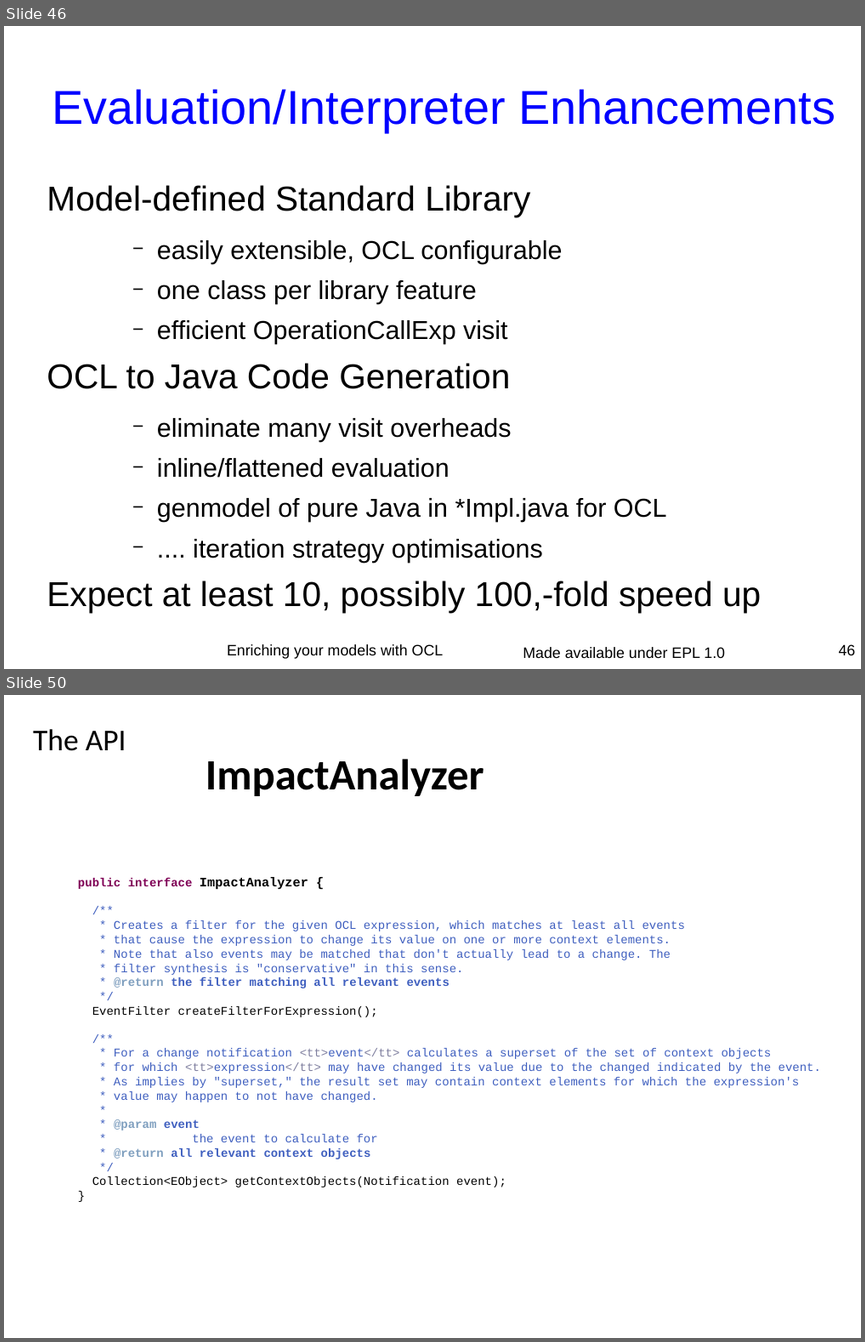
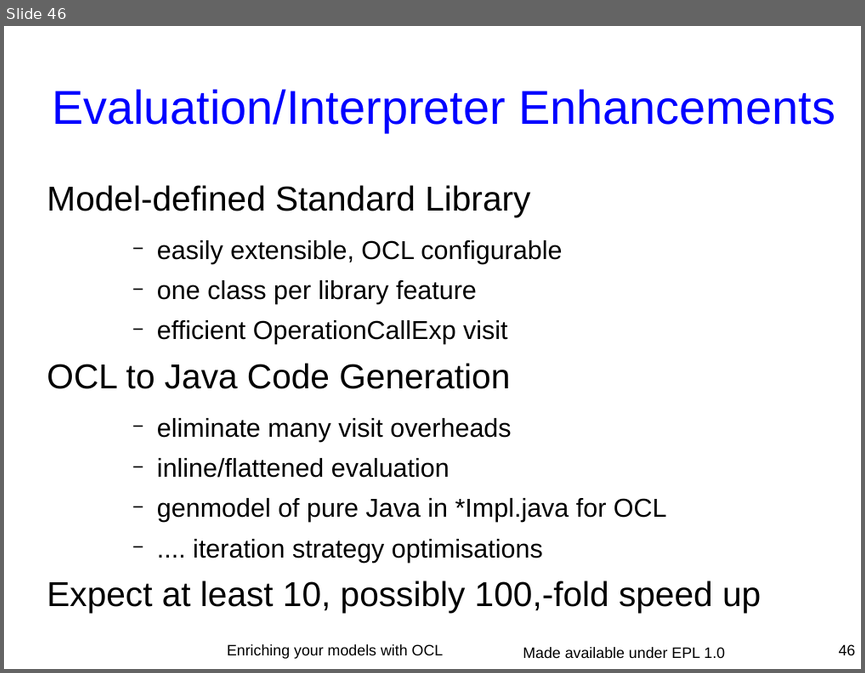
Before and after one commit to eclipse-ocl/ocl-website, a slide deck: ocl/docs/publications/ESE2010LongTalk/EnrichingWithOCL.odp. Shown one above the other, each under a label of ours: slides 46 and 50 before the commit, slide 46 after it; the slides between them are not shown. The pictures are 865x1342 and 865x673 pixels, drawn with LibreOffice and Linux fonts; fonts in the diff are those of the drawing. Boxes give left, top, right and bottom in pixels: in the first picture for what was removed or moved away, otherwise in the second. Text is boxed around its words. In the diff, an @@ line names an element or a change of style, - is before the commit and + after.

```diff
--- a/ocl/docs/publications/ESE2010LongTalk/EnrichingWithOCL.odp
+++ b/ocl/docs/publications/ESE2010LongTalk/EnrichingWithOCL.odp
@@ slide 50 removed at [4, 695, 861, 1338], background #FFFFFF @@
@@ text removed at [33, 729, 484, 796] @@
-The API
-ImpactAnalyzer
@@ text removed at [78, 877, 821, 1187] @@
-public interface ImpactAnalyzer {
-/**
-* Creates a filter for the given OCL expression, which matches at least all events
-* that cause the expression to change its value on one or more context elements.
-* Note that also events may be matched that don't actually lead to a change. The
-* filter synthesis is "conservative" in this sense.
-* @return the filter matching all relevant events
-*/
-EventFilter createFilterForExpression();
-/**
-* For a change notification <tt>event</tt> calculates a superset of the set of context objects
-* for which <tt>expression</tt> may have changed its value due to the changed indicated by the event.
-* As implies by "superset," the result set may contain context elements for which the expression's
-* value may happen to not have changed.
-*
-* @param event
-* the event to calculate for
-* @return all relevant context objects
-*/
-Collection<EObject> getContextObjects(Notification event);
-}
```
Also in this commit, not shown: 3 slides changed, 11 slides added, 9 other slides removed.
